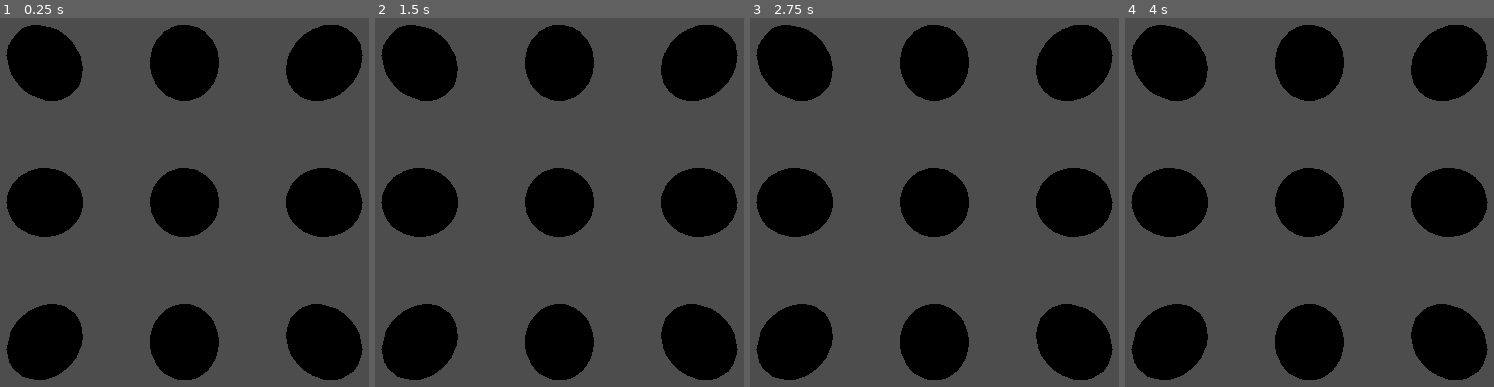
Above: before the commit, frames 1-4 (left to right).
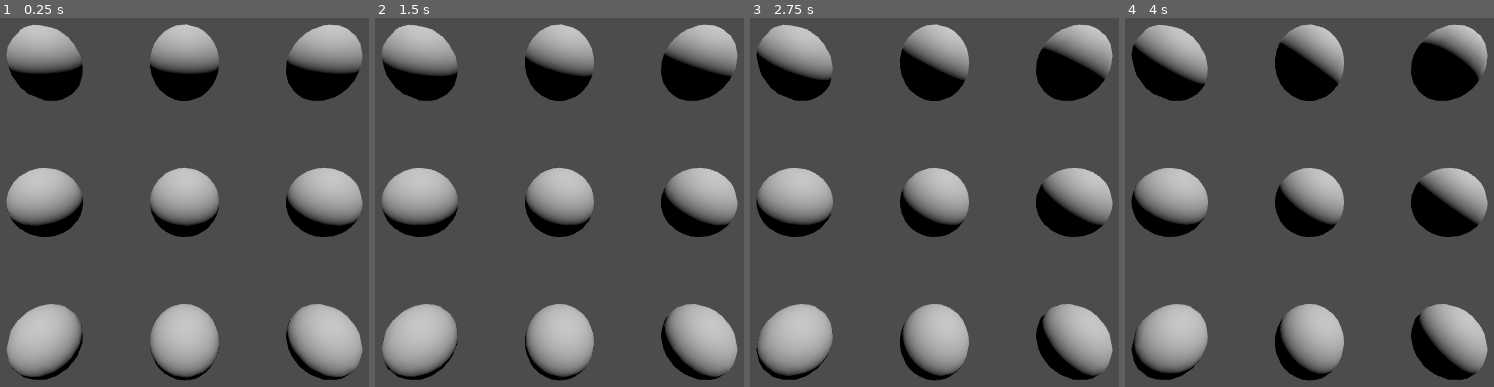
Above: after the commit, the same moments.

Repository: Astin-A/lighting-model
Game: Godot game, scene res://allimcompesing.tscn
Same seed, same stepped clock (60 frames per second), same inputs: the game is played once before the commit and once after it. Before the commit the project has no main scene; this scene is started directly in both runs.
Inputs:
- Up to frame 1 (0.25 s): no input
- Up to frame 2 (1.5 s): tap Enter at 1.25 s
- Up to frame 3 (2.75 s): no input
- Up to frame 4 (4 s): no input

The runs differ from the first frame. In frame 1, 23% of the frame differs, in the area x 1-99%, y 1-99%; in frame 2, 22%; in frame 3, 21%; in frame 4, 18%.

Commit message:
Add rotating directional light and environment setup
Introduced a DirectionalLight3D node with a custom script to rotate the light in the scene. updated project settings for anti-aliasing and main scene configuration.

Diff:
--- a/allimcompesing.tscn
+++ b/allimcompesing.tscn
@@ -1,8 +1,35 @@
-[gd_scene load_steps=2 format=3 uid="uid://drblm3tlnft8h"]
+[gd_scene load_steps=6 format=3 uid="uid://drblm3tlnft8h"]
 
+[ext_resource type="Script" uid="uid://c7m7va2oqfba6" path="res://directional_light_3d.gd" id="1_6ol7e"]
 [ext_resource type="ArrayMesh" uid="uid://d6jow38qljdg" path="res://3dModels/balls-small.obj" id="1_i3dh2"]
 
+[sub_resource type="ProceduralSkyMaterial" id="ProceduralSkyMaterial_i3dh2"]
+sky_horizon_color = Color(0.66224277, 0.6717428, 0.6867428, 1)
+ground_horizon_color = Color(0.66224277, 0.6717428, 0.6867428, 1)
+
+[sub_resource type="Sky" id="Sky_6ol7e"]
+sky_material = SubResource("ProceduralSkyMaterial_i3dh2")
+
+[sub_resource type="Environment" id="Environment_bhc5j"]
+background_mode = 1
+background_color = Color(0.06053035, 0.06053035, 0.060530342, 1)
+sky = SubResource("Sky_6ol7e")
+tonemap_mode = 2
+glow_enabled = true
+
 [node name="Node3D" type="Node3D"]
+
+[node name="DirectionalLight3D" type="DirectionalLight3D" parent="."]
+transform = Transform3D(1, 0, 0, 0, 0.62387955, 0.7815205, 0, -0.7815205, 0.62387955, 0, 0, 0)
+light_energy = 1.165
+light_indirect_energy = 1.165
+shadow_enabled = true
+sky_mode = 1
+script = ExtResource("1_6ol7e")
+rotation_speed = 15.0
+
+[node name="WorldEnvironment" type="WorldEnvironment" parent="."]
+environment = SubResource("Environment_bhc5j")
 
 [node name="MeshInstance3D" type="MeshInstance3D" parent="."]
 mesh = ExtResource("1_i3dh2")
--- /dev/null
+++ b/directional_light_3d.gd
@@ -0,0 +1,15 @@
+extends DirectionalLight3D
+
+
+# Called when the node enters the scene tree for the first time.
+func _ready():
+	# Degrees per second
+	pass
+
+
+@export var rotation_speed: float = 10.0
+
+
+# Called every frame. 'delta' is the elapsed time since the previous frame.
+func _process(delta):
+	rotate_y(deg_to_rad(rotation_speed * delta))
--- a/project.godot
+++ b/project.godot
@@ -11,5 +11,11 @@
 [application]
 
 config/name="lighting model"
+run/main_scene="uid://drblm3tlnft8h"
 config/features=PackedStringArray("4.5", "Forward Plus")
 config/icon="res://icon.svg"
+
+[rendering]
+
+anti_aliasing/quality/msaa_3d=2
+anti_aliasing/quality/screen_space_aa=2
Not shown, added: directional_light_3d.gd.uid
